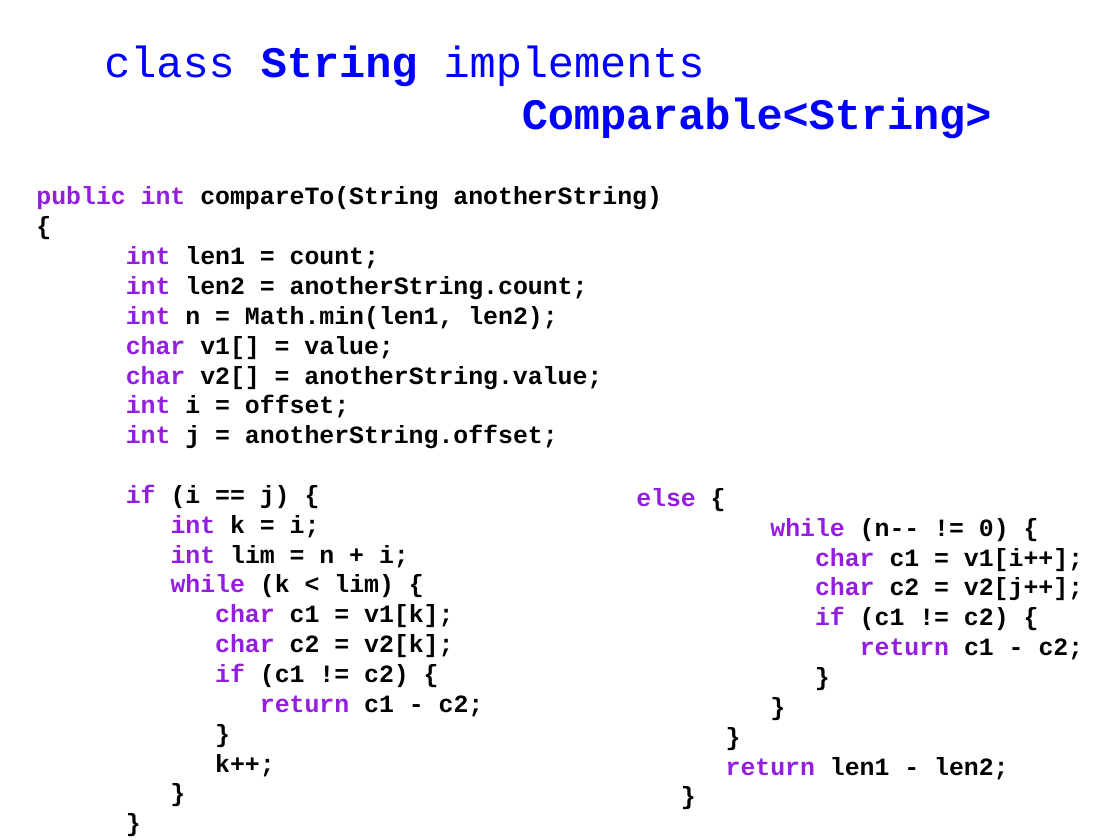
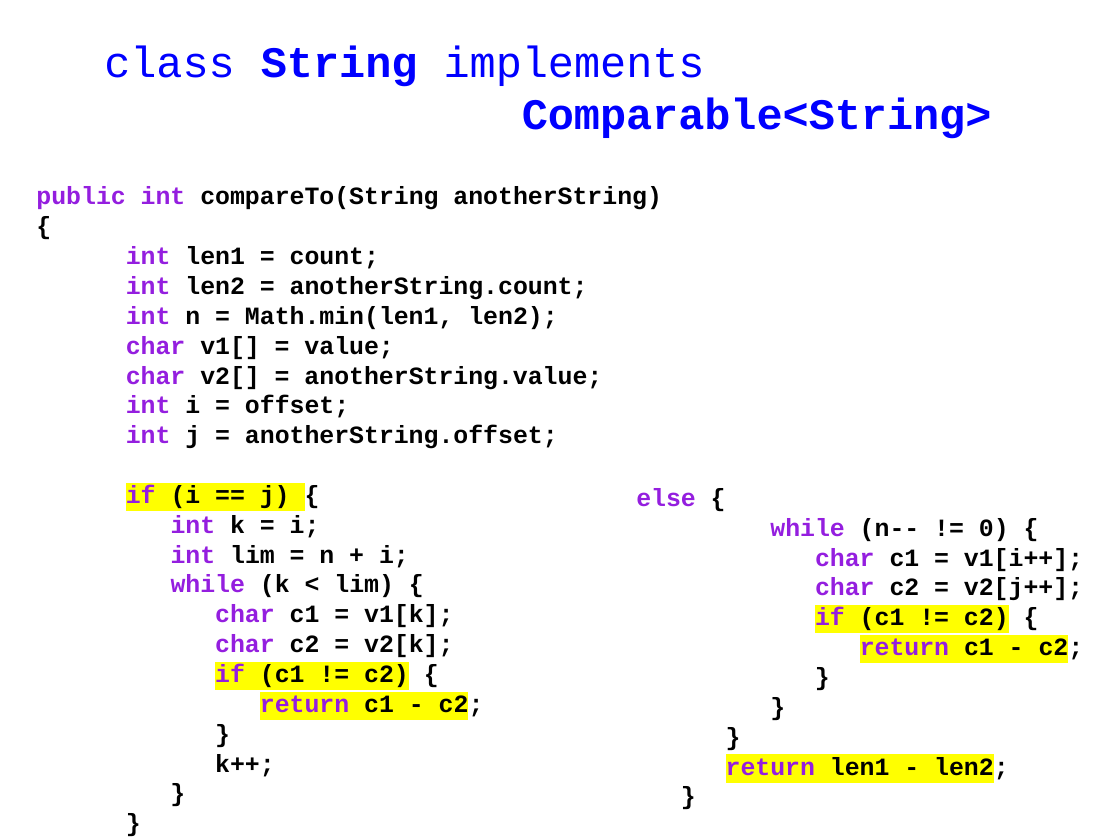
Before and after one commit to Cy-FairCS/cs3, a slide deck: slide 32 of u04b_interfaces/notes/_interfaces notes.pptx. Drawn at 1120x840 pixels with LibreOffice and Linux fonts; fonts in the diff are those of the drawing. Boxes give left, top, right and bottom in pixels: in the first picture for what was removed or moved away, otherwise in the second. Text is boxed around its words. In the diff, an @@ line names an element or a change of style, - is before the commit and + after.

```diff
--- a/u04b_interfaces/notes/_interfaces notes.pptx
+++ b/u04b_interfaces/notes/_interfaces notes.pptx
@@ text at box(126, 246, 602, 777): highlight none to #FFFF00 in "if (i == j) if (c1 != ..." @@
@@ text "else { while (n-- != ..." at box(636, 488, 1084, 782): highlight none to #FFFF00 in "if (c1 != c2) return c1 - ..." @@
```
Also in this commit, not shown: 2 slides added, 2 other files.
